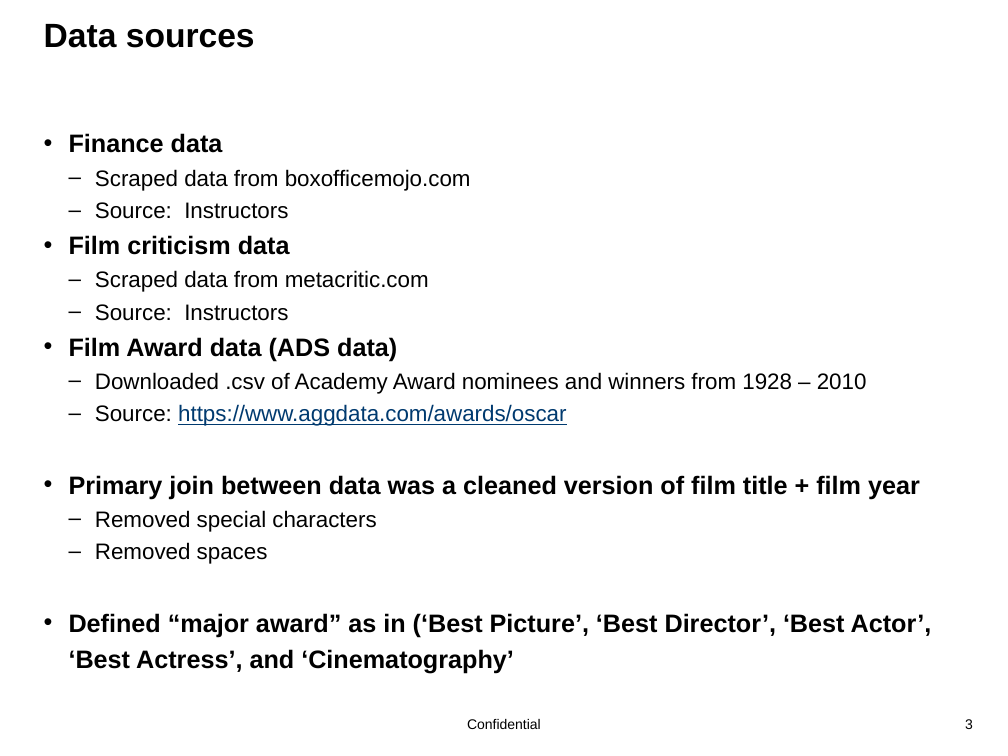
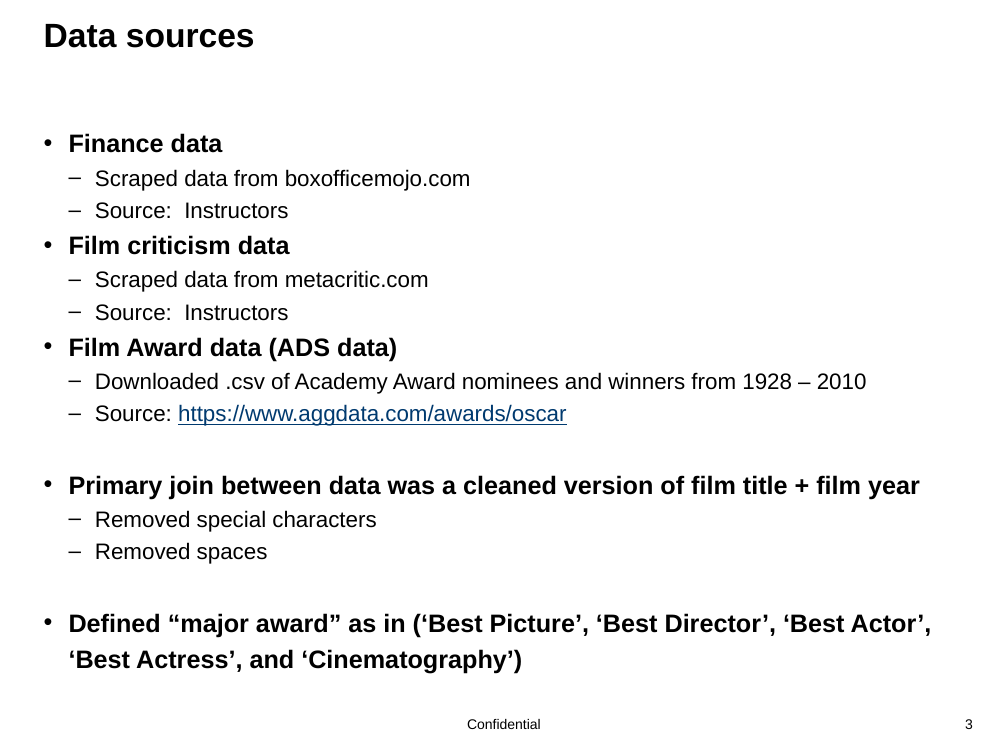
Before and after one commit to Beyondsql/Movies, a slide deck: slide 3 of team_2_movie_presentation.pptx. Drawn at 1008x756 pixels with LibreOffice and Linux fonts; fonts in the diff are those of the drawing; background and template pictures are left out. Boxes give left, top, right and bottom in pixels: in the first picture for what was removed or moved away, otherwise in the second. Text is boxed around its words. In the diff, an @@ line names an element or a change of style, - is before the commit and + after.

Commit message:
update2

```diff
--- a/team_2_movie_presentation.pptx
+++ b/team_2_movie_presentation.pptx
@@ text at [69, 613, 932, 674]: text changed @@
-• Defined “major award” as in (‘Best Picture’, ‘Best Director’, ‘Best Actor’, ‘Best Actress’, and ‘Cinematography’
+• Defined “major award” as in (‘Best Picture’, ‘Best Director’, ‘Best Actor’, ‘Best Actress’, and ‘Cinematography’)
```
Also in this commit, not shown: 4 other slides changed, 1 slide removed.
